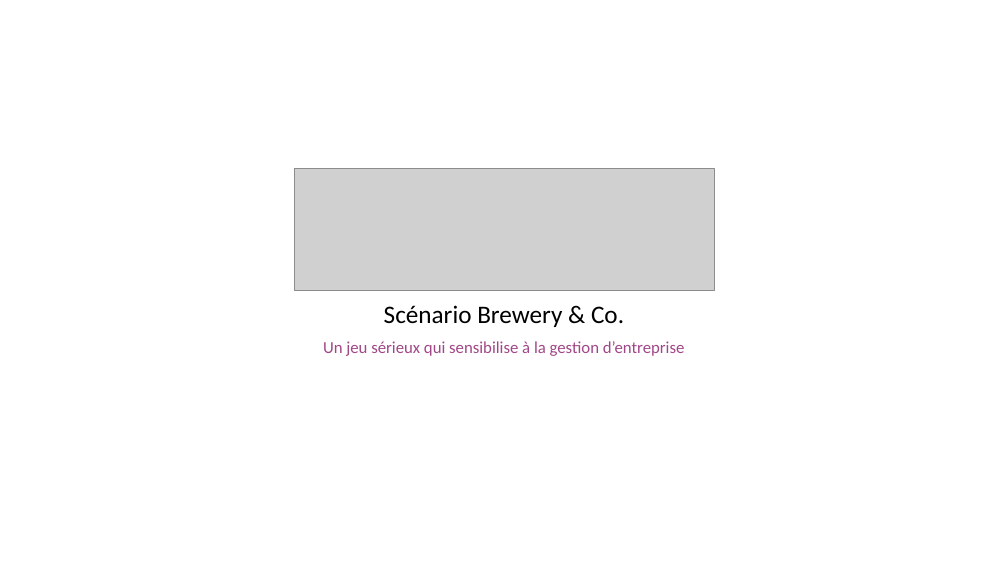
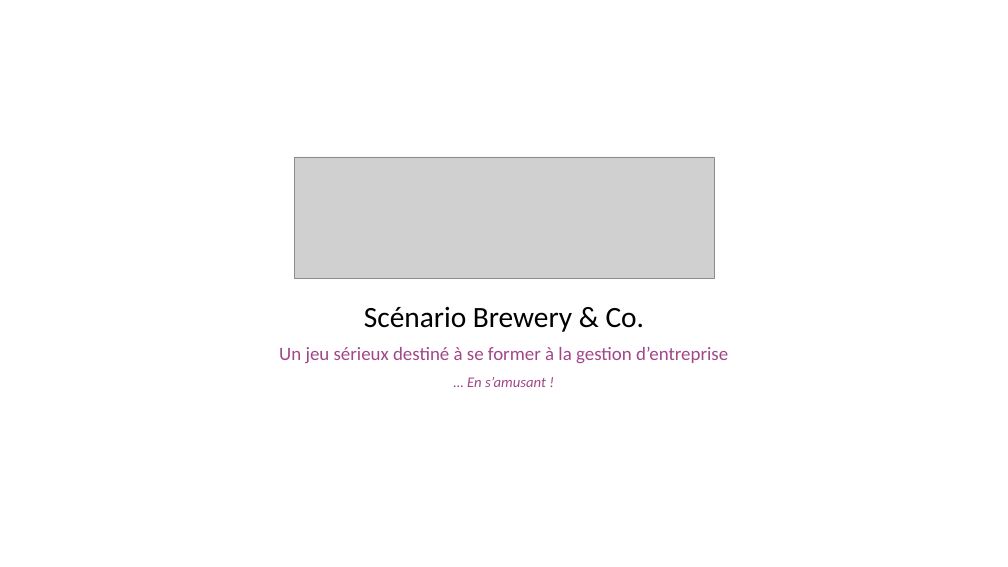
Before and after one commit to HEG-Arc/odoosim, a slide deck: slide 1 of BreweryAndCo.pptx. Drawn at 1008x567 pixels with LibreOffice and Linux fonts; fonts in the diff are those of the drawing; grey boxes stand for pictures. Boxes give left, top, right and bottom in pixels: in the first picture for what was removed or moved away, otherwise in the second. Text is boxed around its words. In the diff, an @@ line names an element or a change of style, - is before the commit and + after.

```diff
--- a/BreweryAndCo.pptx
+++ b/BreweryAndCo.pptx
@@ picture: place and size @@
-picture at bbox=[294, 169, 715, 290]
+picture at bbox=[294, 157, 715, 279]
@@ subtitle at bbox=[364, 306, 645, 332]: size 24 to 28 pt in "Scénario Brewery & Co." @@
@@ subtitle at bbox=[279, 347, 728, 387]: text changed; size 16 to 18 pt @@
-Un jeu sérieux qui sensibilise à la gestion d’entreprise
+Un jeu sérieux destiné à se former à la gestion d’entreprise
+… En s’amusant !
```
Also in this commit, not shown: 10 other slides changed, 4 other files.
